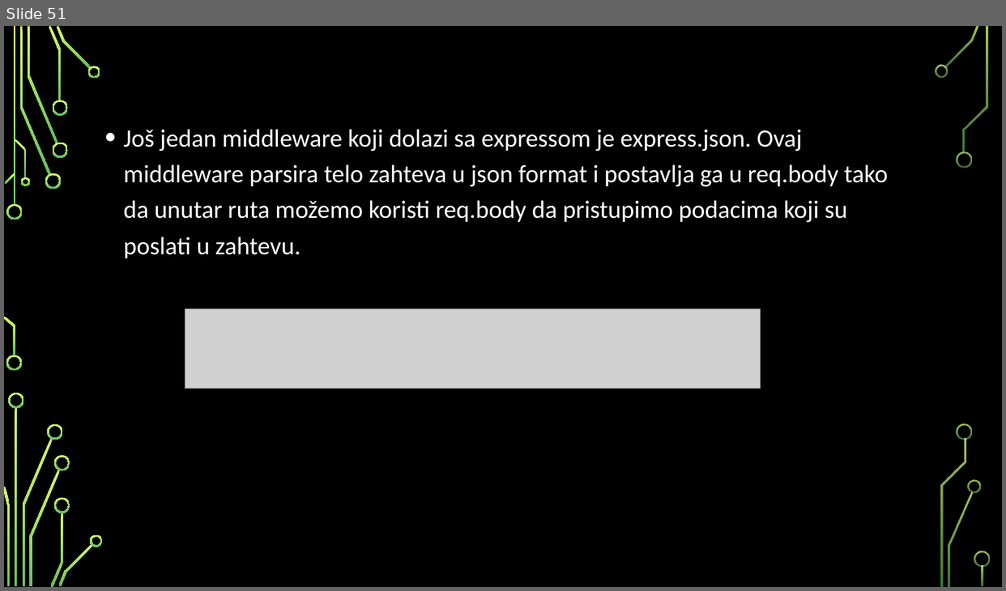
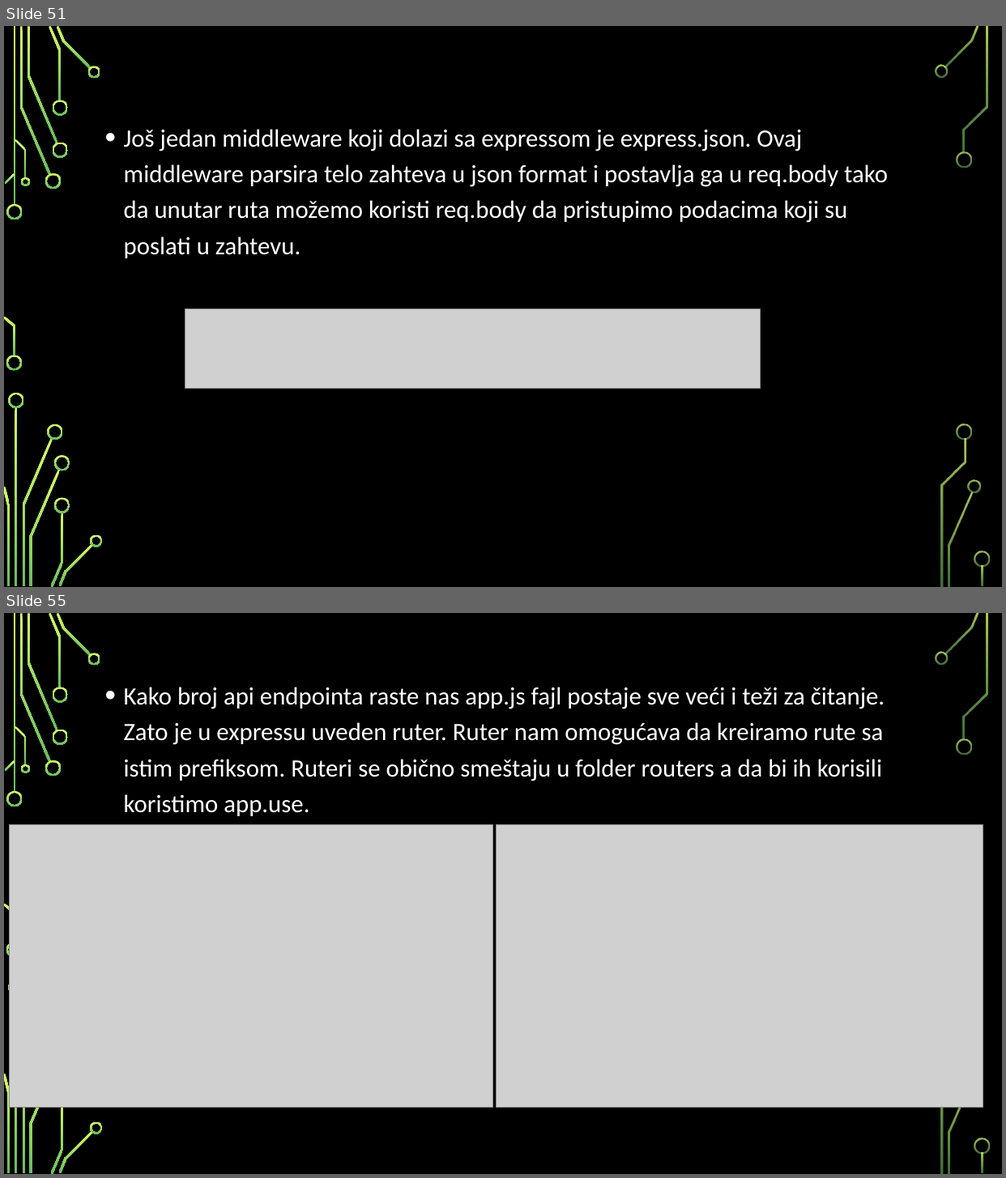
Before and after one commit to MihajloMilojevic/Sekcija, a slide deck: Nodejs/Node.js - prezentacija.pptx. Shown one above the other, each under a label of ours: slide 51 before the commit, slides 51 and 55 after it; the slides between them are not shown. The pictures are 1006x591 and 1006x1178 pixels, drawn with LibreOffice and Linux fonts; fonts in the diff are those of the drawing; grey boxes stand for pictures; background and template pictures are left out. Boxes give left, top, right and bottom in pixels: in the first picture for what was removed or moved away, otherwise in the second. Text is boxed around its words. In the diff, an @@ line names an element or a change of style, - is before the commit and + after.

```diff
--- a/Nodejs/Node.js - prezentacija.pptx
+++ b/Nodejs/Node.js - prezentacija.pptx
@@ slide 55 added at (4,613,1002,1174), background picture (left out); not listed: 31 template elements that a slide beside it also shows @@
@@ text added at (124,687,884,816), 24 pt, text #FFFFFF @@
+• Kako broj api endpointa raste nas app.js fajl postaje sve veći i teži za čitanje. Zato je u expressu uveden ruter. Ruter nam omogućava da kreiramo rute sa istim prefiksom. Ruteri se obično smeštaju u folder routers a da bi ih korisili koristimo app.use.
@@ picture added at (9,825,493,1107) @@
@@ picture added at (496,825,983,1107) @@
```
Also in this commit, not shown: 4 other slides added, 5 other files.
